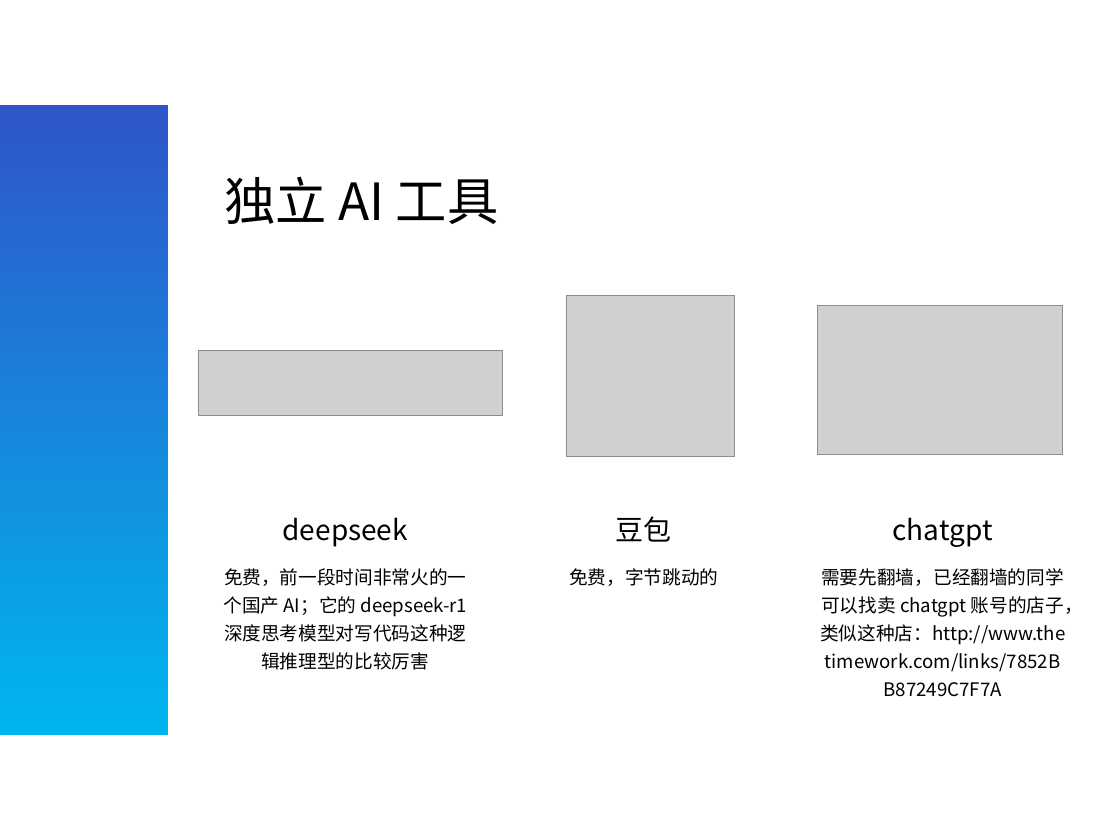
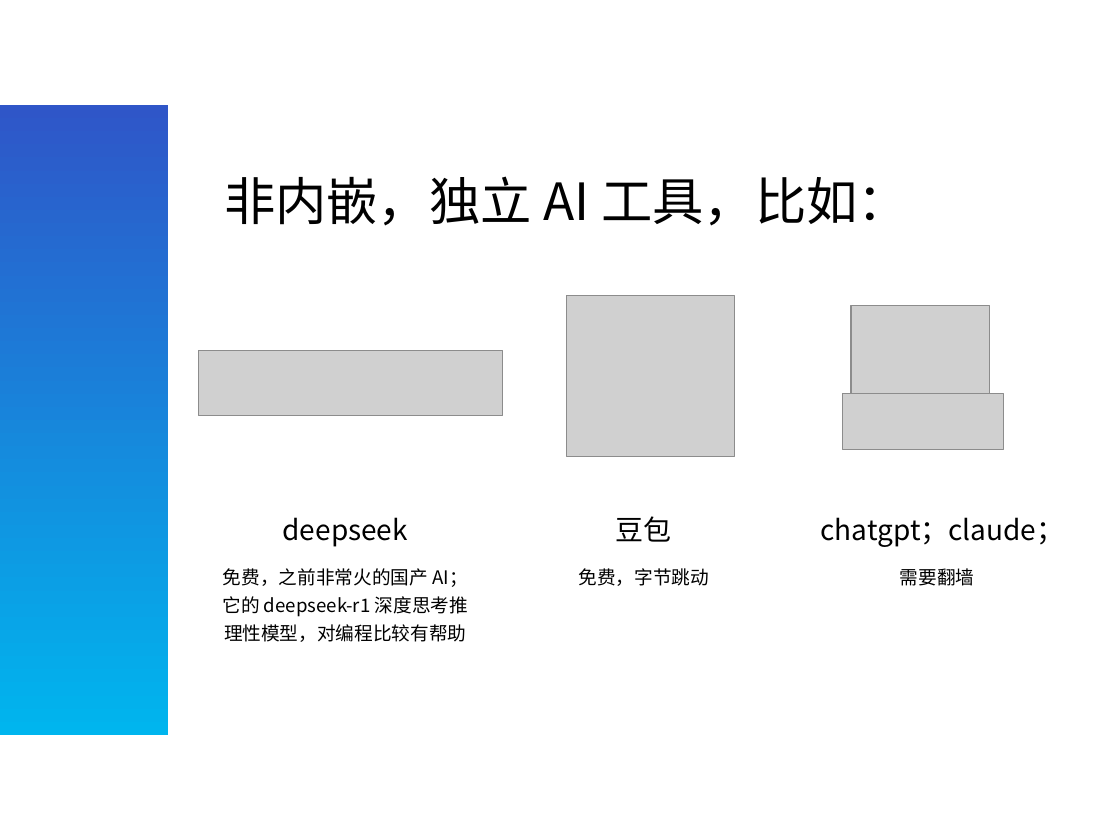
Before and after one commit to qq986063761/study, a slide deck: slide 9 of 分享/AI编程/AI编程分享.pptx. Drawn at 1120x840 pixels with LibreOffice and Linux fonts; fonts in the diff are those of the drawing; grey boxes stand for pictures. Boxes give left, top, right and bottom in pixels: in the first picture for what was removed or moved away, otherwise in the second. Text is boxed around its words. In the diff, an @@ line names an element or a change of style, - is before the commit and + after.

```diff
--- a/分享/AI编程/AI编程分享.pptx
+++ b/分享/AI编程/AI编程分享.pptx
@@ text at (224,176,909,226): text changed @@
-独立 AI 工具
+非内嵌，独立 AI 工具，比如：
@@ picture: place and size @@
-picture at (818,306,1062,455)
+picture at (851,306,990,394)
@@ picture added at (842,393,1004,449) @@
@@ text at (821,517,1065,547): text changed @@
-chatgpt
+chatgpt；claude；
@@ text at (223,568,468,642): text changed @@
-免费，前一段时间非常火的一个国产 AI；它的 deepseek-r1 深度思考模型对写代码这种逻辑推理型的比较厉害
+免费，之前非常火的国产 AI；它的 deepseek-r1 深度思考推理性模型，对编程比较有帮助
@@ text at (579,568,710,586): text changed @@
-免费，字节跳动的
+免费，字节跳动
@@ text at (900,568,975,586): text changed @@
-需要先翻墙，已经翻墙的同学可以找卖 chatgpt 账号的店子，类似这种店：http://www.thetimework.com/links/7852BB87249C7F7A
+需要翻墙
```
Also in this commit, not shown: 8 other slides changed.
